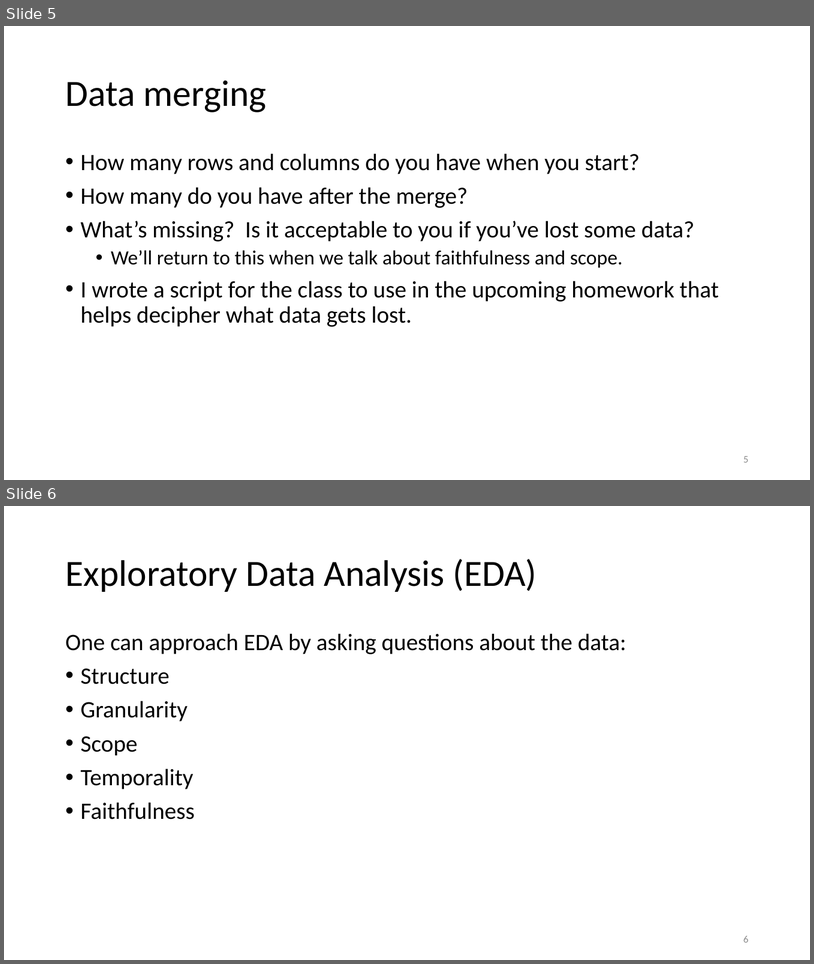
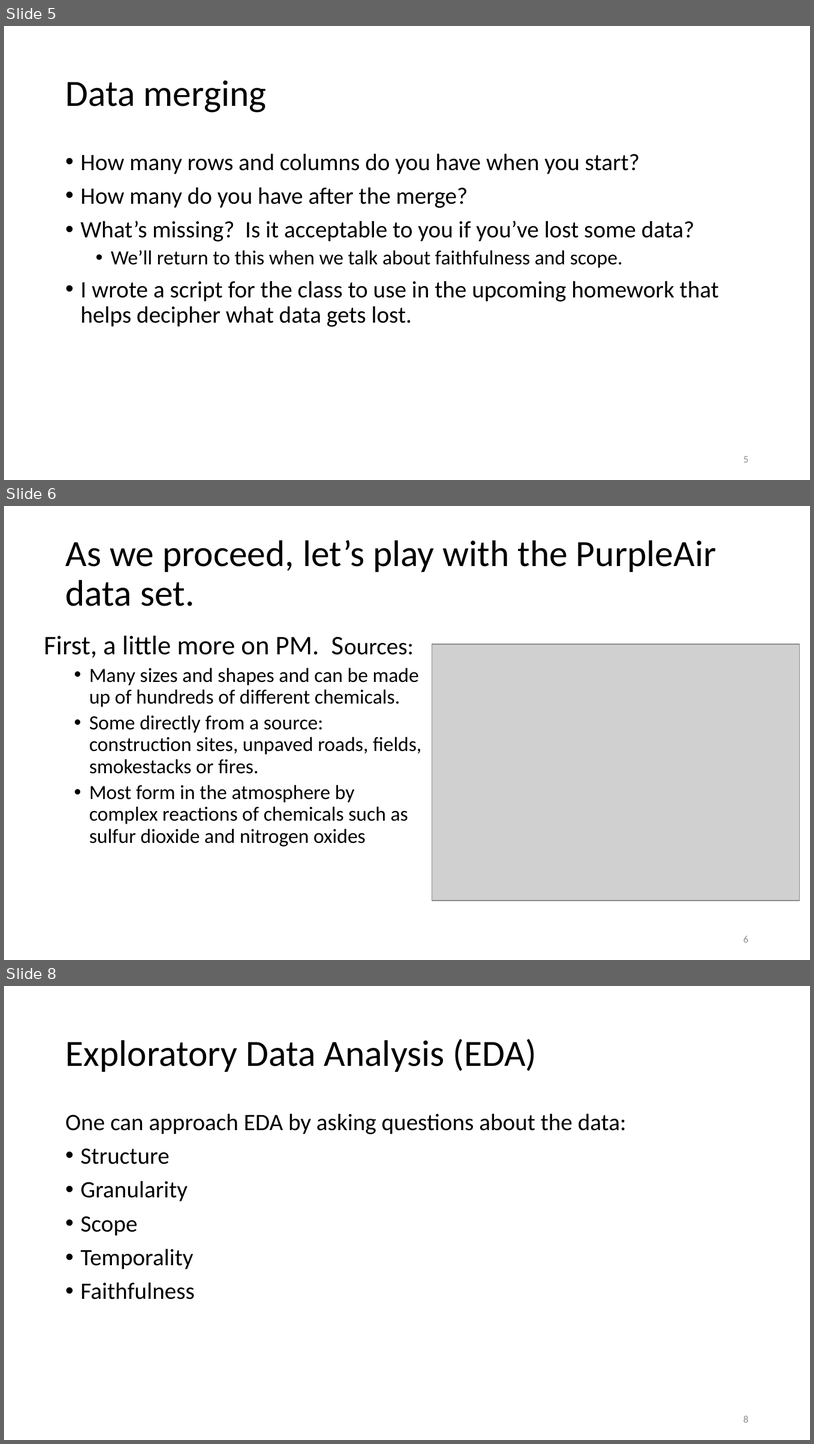
Before and after one commit to nickolasclarke/ER131, a slide deck: lecture/Lecture 06 Sept 17/6 Data Cleaning, EDA.pptx. Shown one above the other, each under a label of ours: slides 5 and 6 before the commit, slides 5, 6 and 8 after it; the slides between them are not shown. The pictures are 814x964 and 814x1444 pixels, drawn with LibreOffice and Linux fonts; fonts in the diff are those of the drawing; grey boxes stand for pictures. Boxes give left, top, right and bottom in pixels: in the first picture for what was removed or moved away, otherwise in the second. Text is boxed around its words. In the diff, an @@ line names an element or a change of style, - is before the commit and + after.

```diff
--- a/lecture/Lecture 06 Sept 17/6 Data Cleaning, EDA.pptx
+++ b/lecture/Lecture 06 Sept 17/6 Data Cleaning, EDA.pptx
@@ slide 6 added at (4,506,810,960), background #FFFFFF @@
@@ title added at (65,540,717,606), 44 pt, text #000000 @@
+As we proceed, let’s play with the PurpleAir data set.
@@ text added at (44,636,422,846), 24 pt, text #000000 @@
+First, a little more on PM. Sources:
+  • Many sizes and shapes and can be made up of hundreds of different chemicals.
+  • Some directly from a source: construction sites, unpaved roads, fields, smokestacks or fires.
+  • Most form in the atmosphere by complex reactions of chemicals such as sulfur dioxide and nitrogen oxides
@@ picture added at (432,644,800,900) @@
@@ page number added at (744,936,749,942), 12 pt, text #8C8C8C @@
+6
@@ what was slide 6 is now slide 8 @@
@@ page number at (744,1415,749,1422): text changed @@
-6
+8
```
Also in this commit, not shown: 1 slide changed, 2 other slides added, 2 other files.
